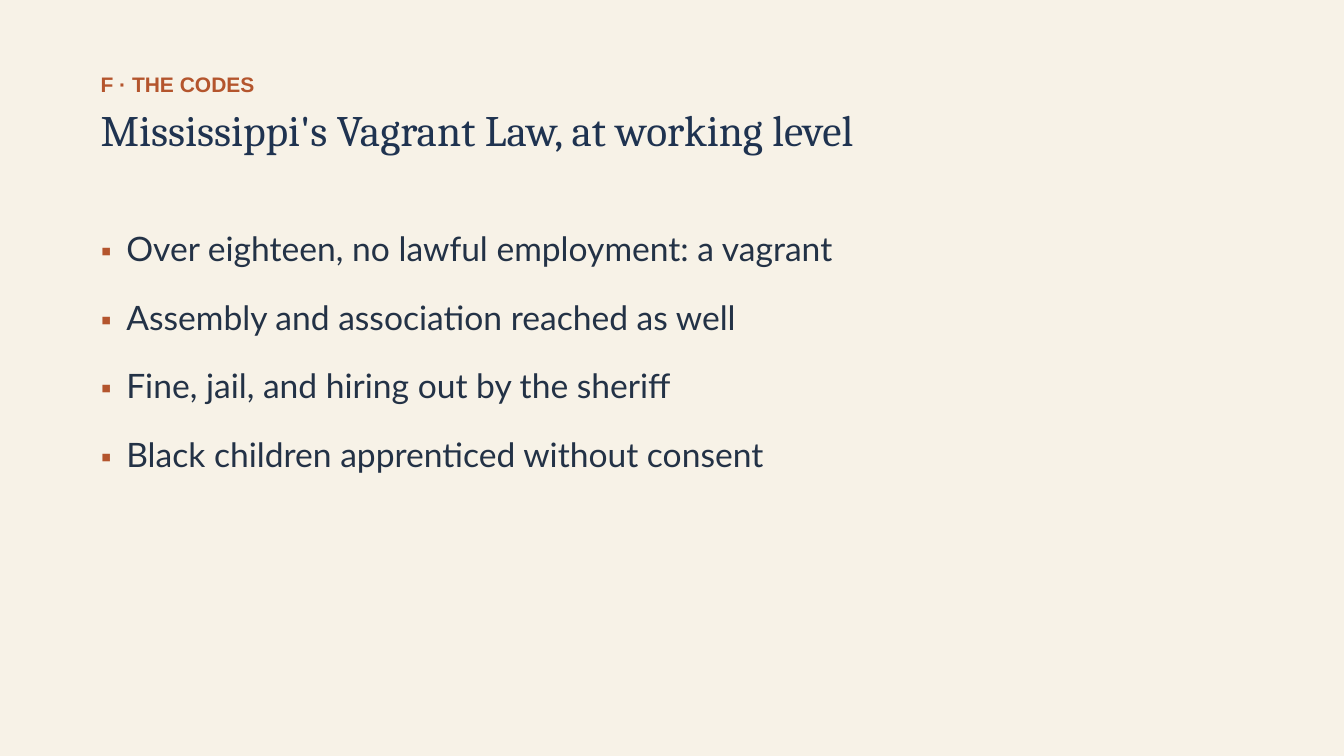
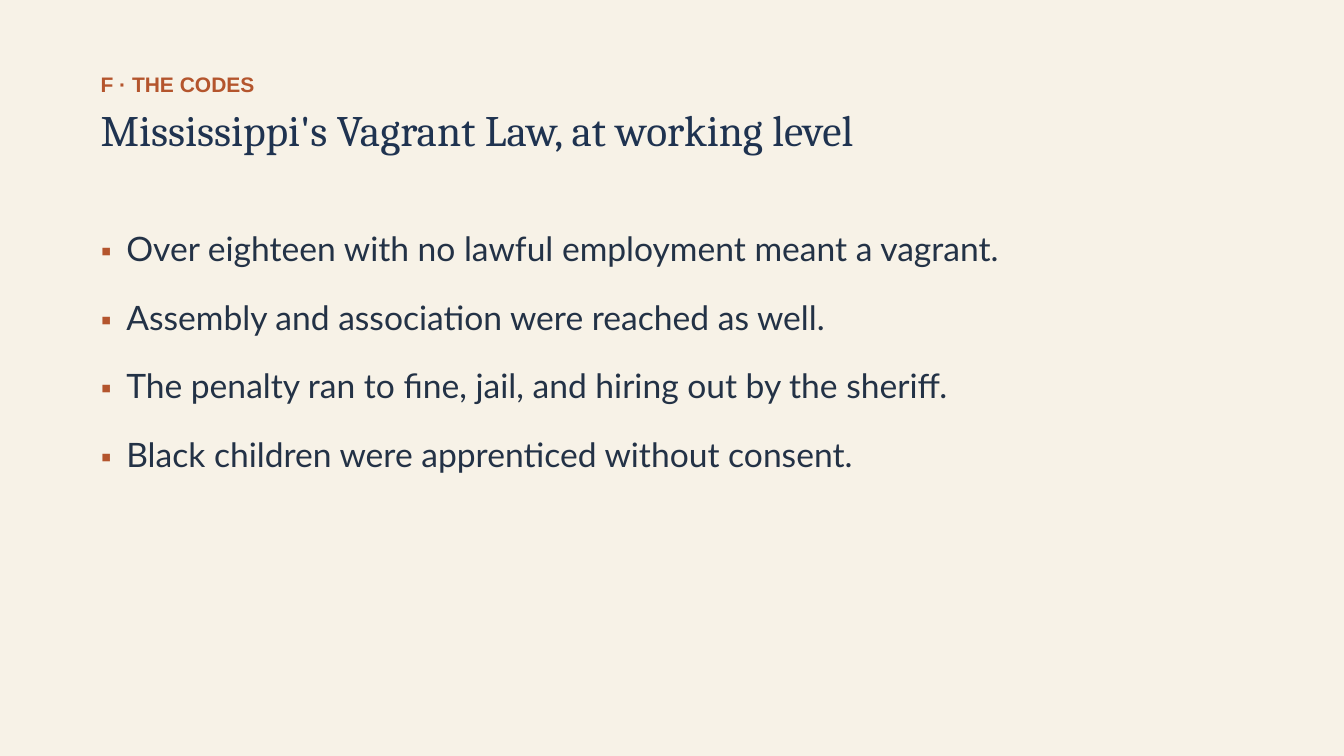
Before and after one commit to ab17gthb/humanities-curriculum-group, a slide deck: slide 18 of reconstruction/lesson-01/lesson-01-slides.pptx. Drawn at 1344x756 pixels with LibreOffice and Linux fonts; fonts in the diff are those of the drawing. Boxes give left, top, right and bottom in pixels: in the first picture for what was removed or moved away, otherwise in the second. Text is boxed around its words. In the diff, an @@ line names an element or a change of style, - is before the commit and + after.

```diff
--- a/reconstruction/lesson-01/lesson-01-slides.pptx
+++ b/reconstruction/lesson-01/lesson-01-slides.pptx
@@ text at [126,236,998,473]: text changed @@
-▪ Over eighteen, no lawful employment: a vagrant
-▪ Assembly and association reached as well
-▪ Fine, jail, and hiring out by the sheriff
-▪ Black children apprenticed without consent
+▪ Over eighteen with no lawful employment meant a vagrant.
+▪ Assembly and association were reached as well.
+▪ The penalty ran to fine, jail, and hiring out by the sheriff.
+▪ Black children were apprenticed without consent.
```
Also in this commit, not shown: 9 other slides changed, 6 other files.
